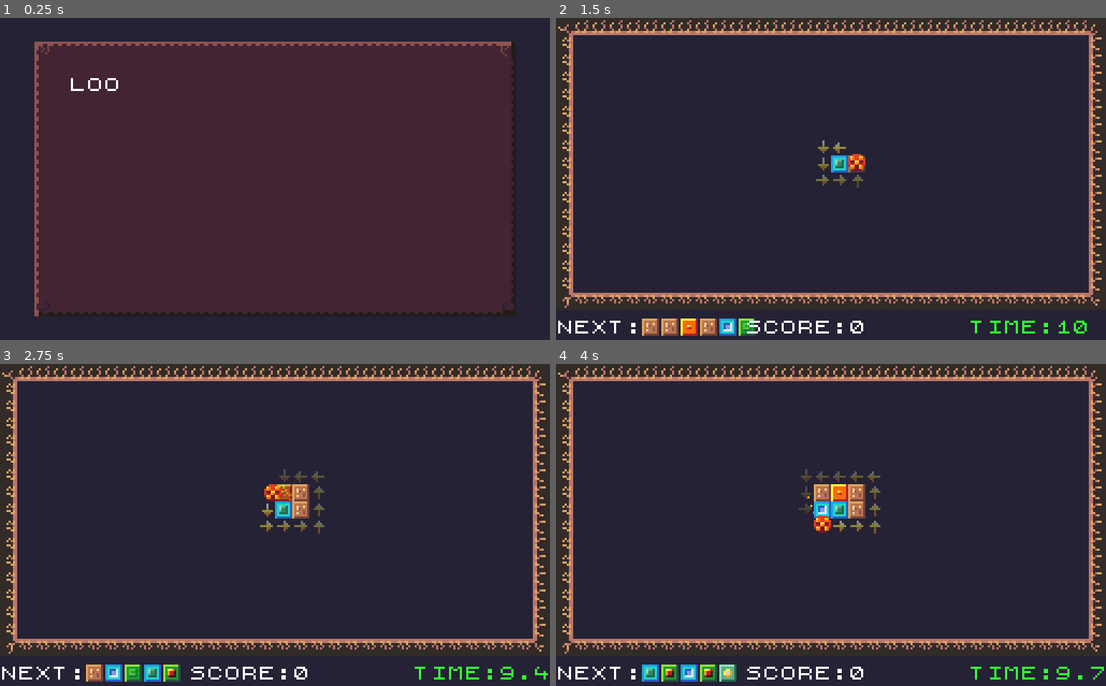
Above: before the commit, frames 1-4 (two rows, left to right).
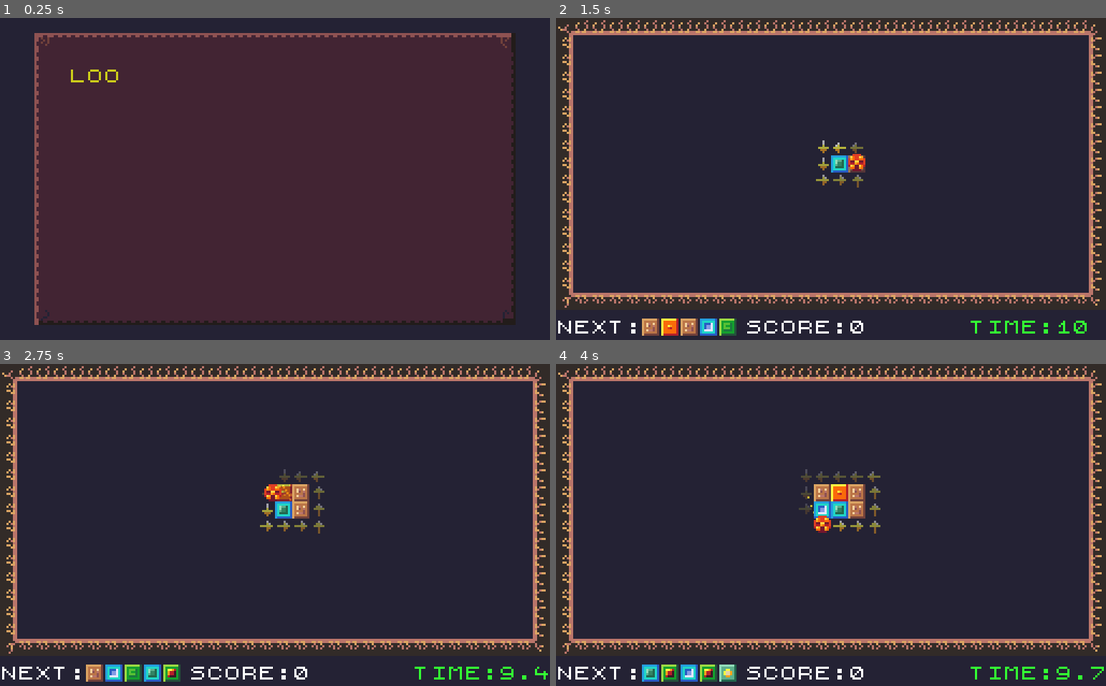
Above: after the commit, the same moments.

Repository: mbrezu/LD47
Game: Godot game, scene res://scenes/main.tscn
Same seed, same stepped clock (60 frames per second), same inputs: the game is played once before the commit and once after it.
Inputs (mouse positions are in pixels of both pictures, inside the frame that each line leads up to):
- Up to frame 1 (0.25 s): no input
- Up to frame 2 (1.5 s): move the mouse to (836, 185) at 0.52 s; click (836, 185) at 0.67 s; tap Space (ui_select) at 0.77 s; move the mouse to (721, 195) at 1.27 s; click (721, 195) at 1.42 s
- Up to frame 3 (2.75 s): tap Space (ui_select) at 1.52 s; move the mouse to (330, 454) at 2.02 s; click (330, 454) at 2.17 s
- Up to frame 4 (4 s): move the mouse to (803, 589) at 2.77 s; click (803, 589) at 2.92 s; tap Space (ui_select) at 3.02, 3.77 s; move the mouse to (996, 573) at 3.52 s; click (996, 573) at 3.67 s

The runs differ from the first frame. In frame 1, 6.7% of the frame differs, in the area x 6-94%, y 4-96%; in frame 2, 1.0%; in frame 3, less than 0.1%; in frame 4, less than 0.1%.

Commit message:
tweaks.

Diff:
--- a/godot/scenes/game.gd
+++ b/godot/scenes/game.gd
@@ -71,9 +71,9 @@
 			opacity *= 0.9
 			$arrows.add_child(display)
 
-	print("*** arrows")
-	for arrow in arrows:
-		print("  " + arrow.str())
+	# print("*** arrows")
+	# for arrow in arrows:
+	# 	print("  " + arrow.str())
 
 
 func _on_player_died():
--- a/godot/scenes/game.tscn
+++ b/godot/scenes/game.tscn
@@ -23,6 +23,8 @@
 [node name="map" parent="." instance=ExtResource( 3 )]
 script = ExtResource( 4 )
 
+[node name="arrows" type="Node2D" parent="."]
+
 [node name="next_tile_marker" type="Node2D" parent="."]
 modulate = Color( 1, 1, 1, 0.643137 )
 position = Vector2( 0, -1 )
@@ -36,8 +38,6 @@
 [node name="next_items" parent="." instance=ExtResource( 6 )]
 position = Vector2( 0, 140 )
 
-[node name="arrows" type="Node2D" parent="."]
-
 [node name="game_over_timer" type="Timer" parent="."]
 wait_time = 10.0
 one_shot = true
--- a/godot/scenes/main.gd
+++ b/godot/scenes/main.gd
@@ -85,7 +85,7 @@
 		"NOT ENOUGH 'SPACE\"." #\"
 	]
 	var game_over_message = game_over_messages[randi() % game_over_messages.size()]
-	panel.text_at(2, 2, game_over_message)
+	panel.color_text_at(2, 2, game_over_message, Color(0.8, 0.1, 0.1, 1.0))
 	panel.text_at(4, 2, "PRESS 'SPACE\" FOR THE") #\"
 	panel.text_at(5, 2, "MAIN MENU!")
 	panel.text_at(7, 2, "- OR TAP ANYWHERE -")
@@ -108,17 +108,17 @@
 func _show_menu():
 	Utils.delete_children($menu_layer)
 	var panel = panel_scene.instance()
-	panel.configure(16, 28)
+	panel.configure(17, 28)
 	$menu_layer.add_child(panel)
-	panel.text_at(2, 2, "LOOP SMTH SMTH")
+	panel.color_text_at(2, 2, "LOOP SMTH SMTH", Color(0.8, 0.8, 0.1, 1.0))
 	panel.text_at(4, 2, "PRESS 'SPACE\" TO PLAY!") #\"
 	panel.text_at(5, 2, "- OR TAP ANYWHERE -") #\"
 	panel.text_at(7, 2, "CONTROLS: ALSO 'SPACE\"") #\"
 	panel.text_at(8, 2, "- OR TAP ANYWHERE -")
-	panel.text_at(10, 2, "GAME BY MBREZU, LEONEL")
-	panel.text_at(11, 2, "CRISTI_ABY AND MOCO")
-	panel.text_at(13, 2, "MADE FOR LUDUM DARE 47")
-
+	panel.color_text_at(9, 2, "TRY TO BUILD TETROMINOES", Color(0.8, 0.1, 0.1, 1.0))
+	panel.color_text_at(11, 2, "GAME BY MBREZU, LEONEL", Color(0.7, 0.7, 0.7, 1.0))
+	panel.color_text_at(12, 2, "CRISTI_ABY AND MOCO", Color(0.7, 0.7, 0.7, 1.0))
+	panel.color_text_at(14, 2, "MADE FOR LUDUM DARE 47", Color(0.1, 0.8, 0.1, 1.0))
 
 
 func _on_space_block_timer_timeout():
--- a/godot/scenes/next_items.gd
+++ b/godot/scenes/next_items.gd
@@ -21,7 +21,8 @@
 	for i in range(Consts.LOOKAHEAD):
 		var item = MapCell.new(randi() % Consts.TILES_COUNT + 1)
 		item.tile_instance = tile_scenes[item.tile_number - 1].instance()
-		item.tile_instance.position = Vector2(40 + i * 9, 0)
+		item.tile_instance.visible = i != 0
+		item.tile_instance.position = Vector2(40 + (i - 1) * 9, 0)
 		add_child(item.tile_instance)
 		_list.append(item)
 
--- a/godot/scenes/panel.gd
+++ b/godot/scenes/panel.gd
@@ -33,6 +33,17 @@
 		letter.position = Vector2((column + i) * 8, row * 8)
 		_display_queue.push_back(letter)
 
+
+func color_text_at(row, column, text, color):
+	for i in range(text.length()):
+		var ch = text[i]
+		var letter = letter_scene.instance()
+		letter.set_letter(ch)
+		letter.position = Vector2((column + i) * 8, row * 8)
+		_display_queue.push_back(letter)
+		letter.modulate = color
+
+
 func _ready():
 	_build_background()
 
--- a/godot/scenes/player.gd
+++ b/godot/scenes/player.gd
@@ -60,9 +60,9 @@
 	var result = []
 	while true:
 		var is_not_free = not _map.is_free(arrow_cursor.row, arrow_cursor.column)
-		var is_player = arrow_cursor.row == _cursor.row and arrow_cursor.column == _cursor.column
+		# var is_player = arrow_cursor.row == _cursor.row and arrow_cursor.column == _cursor.column
 		# var already_arrow = arrow_cursor.in_array(result)
-		if is_not_free or is_player: # and already_arrow
+		if is_not_free: # or is_player: # and already_arrow
 			break
 		if result.size() >= Consts.MAX_ARROWS:
 			break
Not shown: 1 places in godot/scenes/main.tscn that only renumber resources
